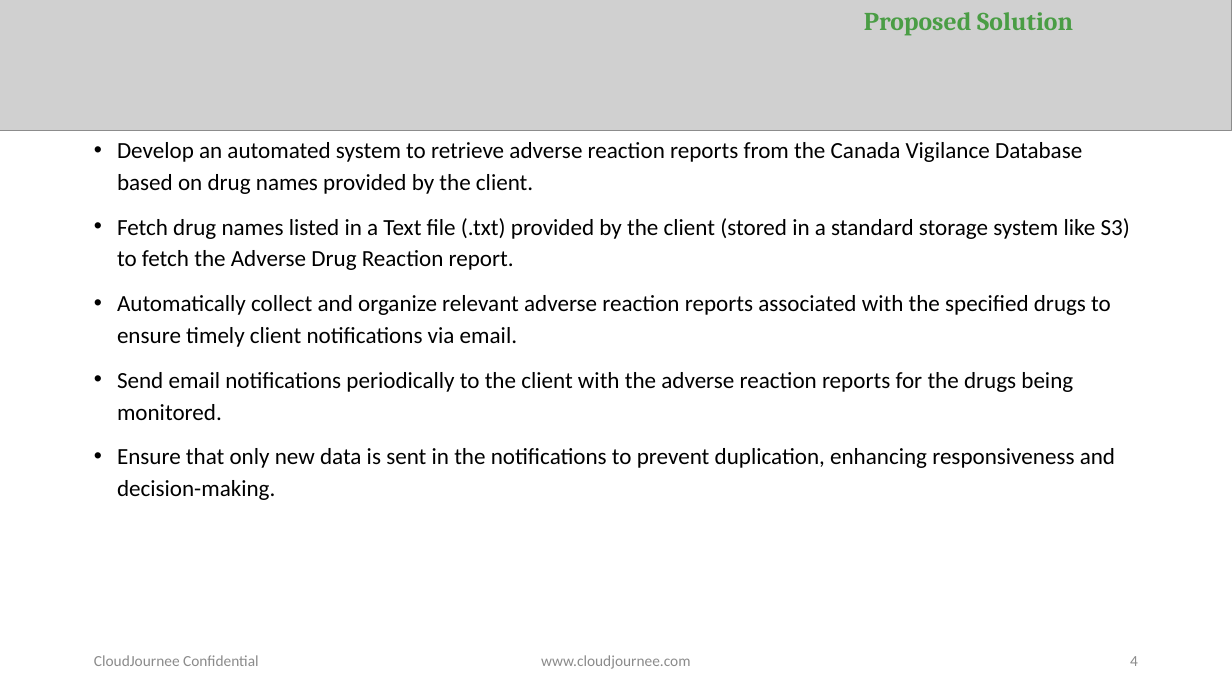
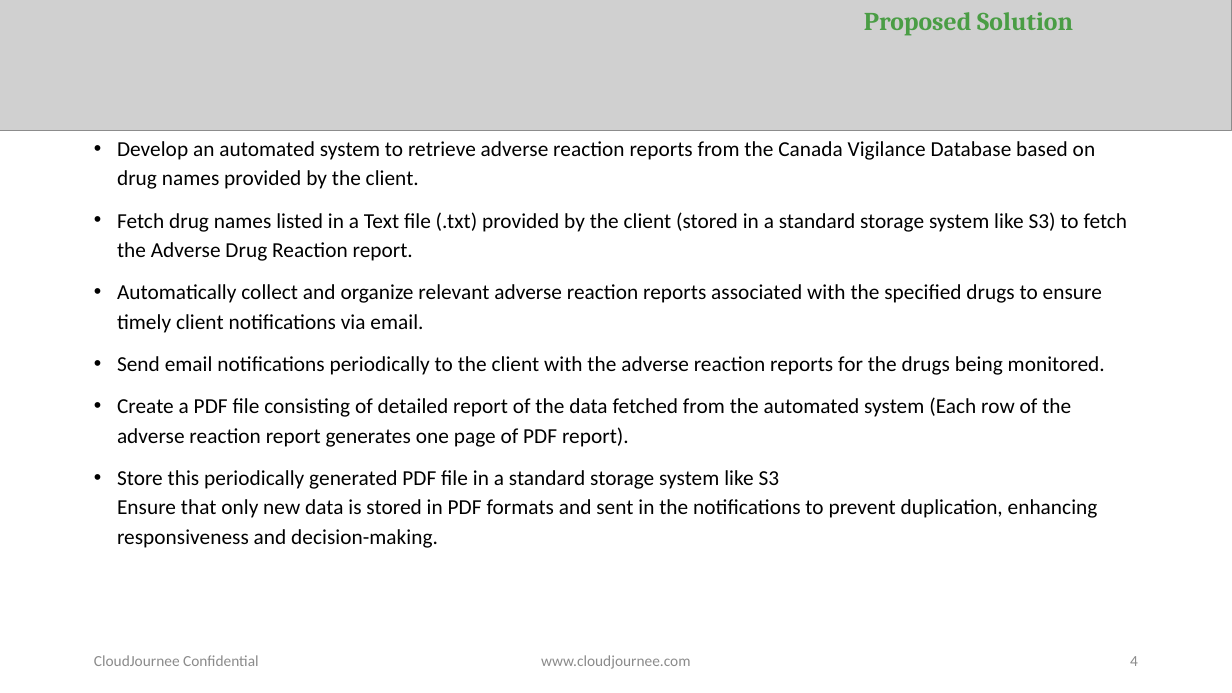
Before and after one commit to Ashwinyyy/cvp-2-dev, a slide deck: slide 4 of CVP_Project_Proposal/CVP_Project_Proposal-cvp-2.pptx. Drawn at 1232x693 pixels with LibreOffice and Linux fonts; fonts in the diff are those of the drawing; grey boxes stand for pictures. Boxes give left, top, right and bottom in pixels: in the first picture for what was removed or moved away, otherwise in the second. Text is boxed around its words. In the diff, an @@ line names an element or a change of style, - is before the commit and + after.

```diff
--- a/CVP_Project_Proposal/CVP_Project_Proposal-cvp-2.pptx
+++ b/CVP_Project_Proposal/CVP_Project_Proposal-cvp-2.pptx
@@ text at (117,141,1128,375): size 18 to 16.6 pt in "Develop an automated system to retrieve adverse ...", "Fetch drug names listed in a Text ...", "Automatically collect and organize relevant adverse reaction ...", "Send email notifications periodically to the client ..." @@
@@ text at (117,397,1098,548): text changed; size 18 to 16.6 pt @@
-• Ensure that only new data is sent in the notifications to prevent duplication, enhancing responsiveness and decision-making.
+• Create a PDF file consisting of detailed report of the data fetched from the automated system (Each row of the adverse reaction report generates one page of PDF report).
+• Store this periodically generated PDF file in a standard storage system like S3
+  Ensure that only new data is stored in PDF formats and sent in the notifications to prevent duplication, enhancing responsiveness and decision-making.
```
Also in this commit, not shown: 2 other slides changed.
